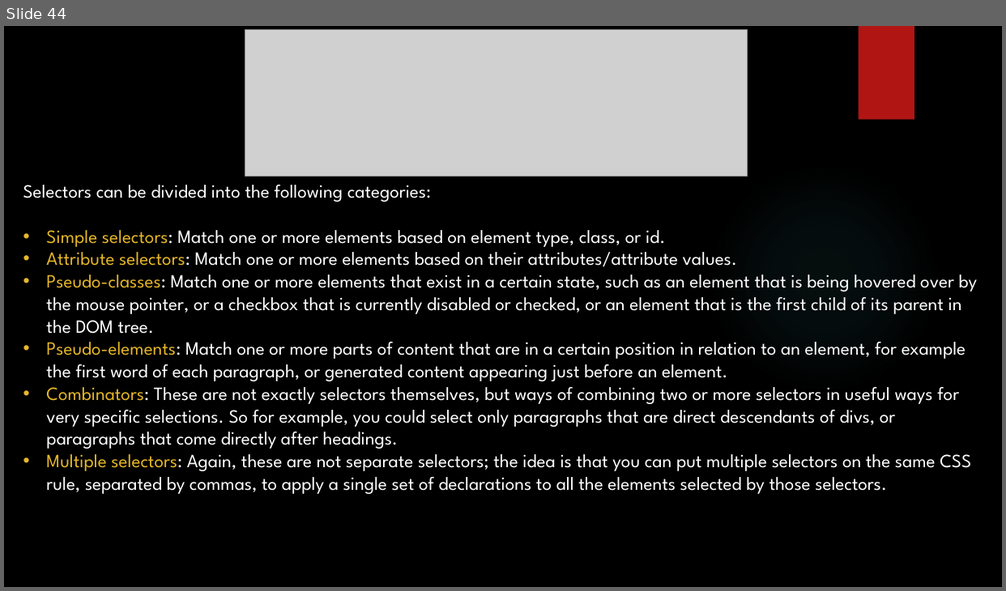
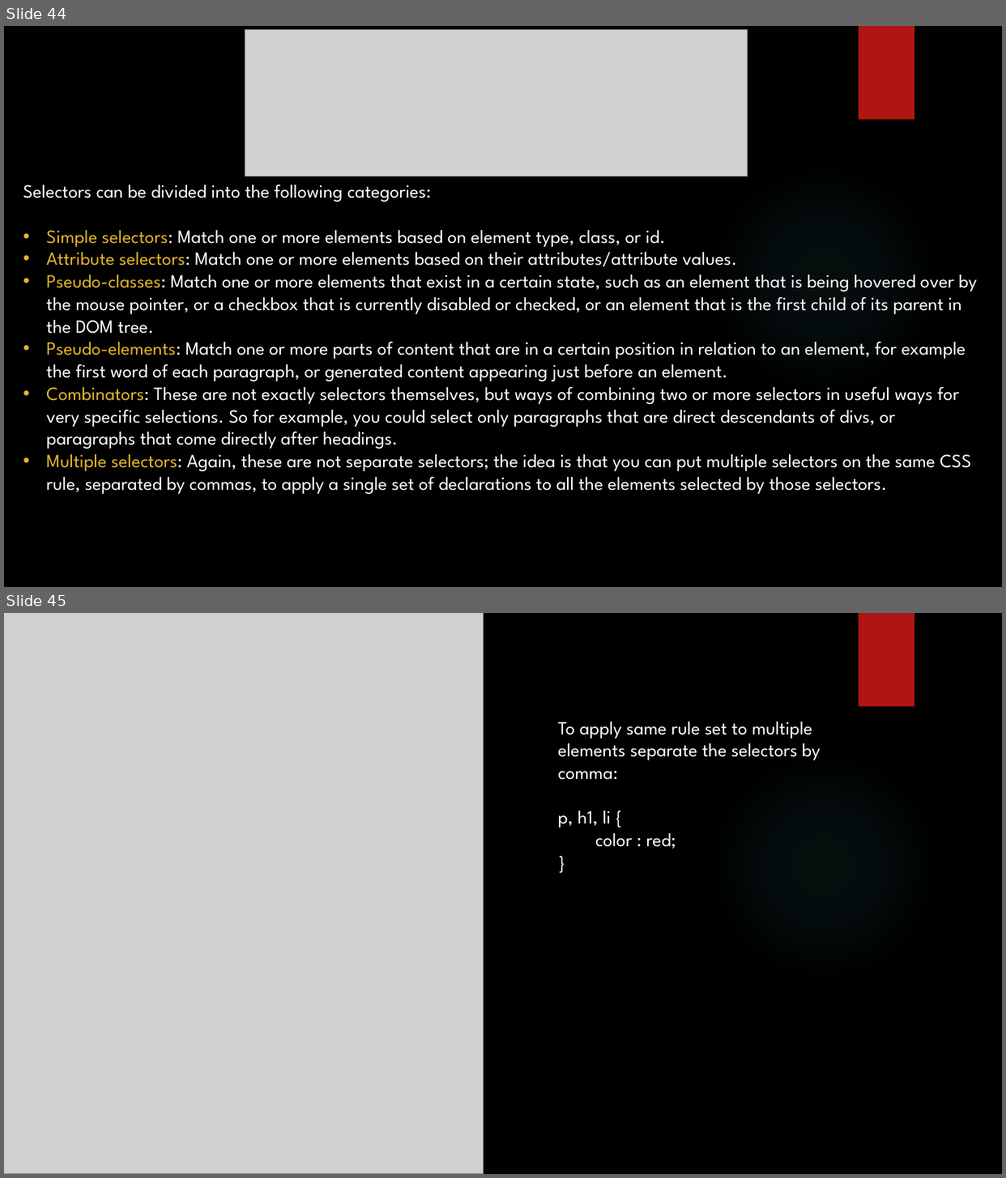
Before and after one commit to yogeshwar1996/HTML5CSS, a slide deck: Fundamentals of HTML and CSS.pptx. Shown one above the other, each under a label of ours: slide 44 before the commit, slides 44 and 45 after it. The pictures are 1006x591 and 1006x1178 pixels, drawn with LibreOffice and Linux fonts; fonts in the diff are those of the drawing; grey boxes stand for pictures; background and template pictures are left out. Boxes give left, top, right and bottom in pixels: in the first picture for what was removed or moved away, otherwise in the second. Text is boxed around its words. In the diff, an @@ line names an element or a change of style, - is before the commit and + after.

Commit message:
element selector and class selector

```diff
--- a/Fundamentals of HTML and CSS.pptx
+++ b/Fundamentals of HTML and CSS.pptx
@@ slide 45 added at bbox=[4, 613, 1002, 1174], background picture (left out); not listed: 2 template elements that a slide beside it also shows @@
@@ picture added at bbox=[4, 613, 484, 1174] @@
@@ text added at bbox=[558, 722, 820, 849], 18 pt, text #FFFFFF @@
+To apply same rule set to multiple elements separate the selectors by comma:
+p, h1, li {
+color : red;
+}
```
Also in this commit, not shown: 1 other slide added, 2 slides removed.
